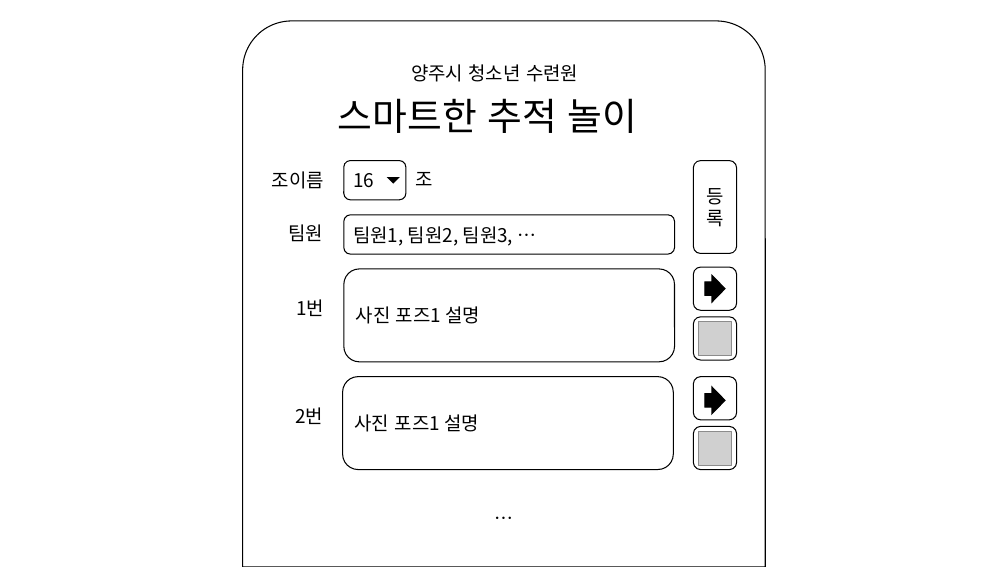
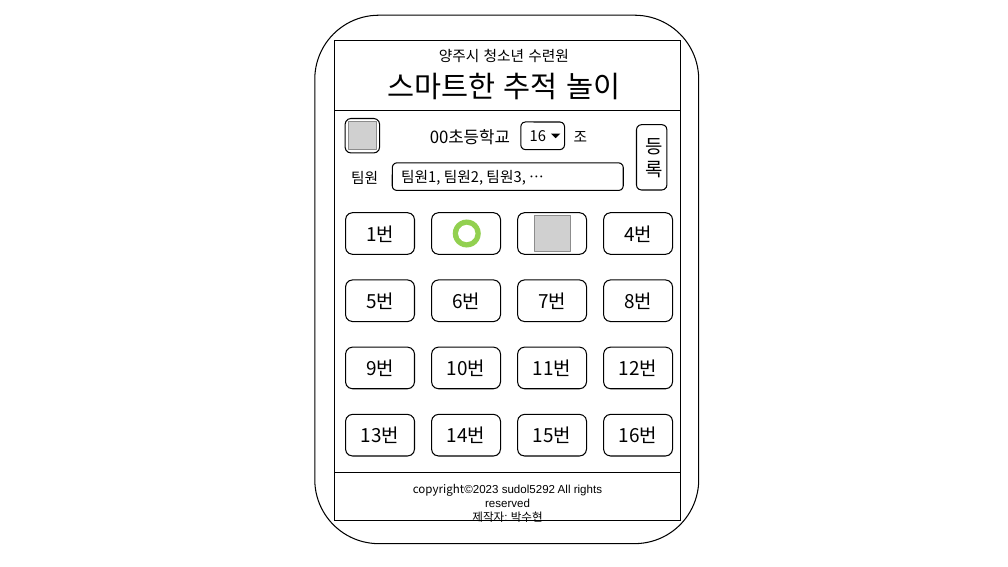
Before and after one commit to hyun5292/React, a slide deck: slide 1 of smart-tracking-game/smart-tracking-game-client/public/assets/스마트한_추적놀이_기획.pptx. Drawn at 1008x567 pixels with LibreOffice and Linux fonts; fonts in the diff are those of the drawing; grey boxes stand for pictures. Boxes give left, top, right and bottom in pixels: in the first picture for what was removed or moved away, otherwise in the second. Text is boxed around its words. In the diff, an @@ line names an element or a change of style, - is before the commit and + after.

```diff
--- a/smart-tracking-game/smart-tracking-game-client/public/assets/스마트한_추적놀이_기획.pptx
+++ b/smart-tracking-game/smart-tracking-game-client/public/assets/스마트한_추적놀이_기획.pptx
@@ round same rect removed at (243, 21, 765, 567) @@
@@ rounded rectangle added at (315, 15, 699, 544), fill #FFFFFF, outline #000000 1 pt @@
@@ rectangle added at (335, 40, 681, 110), fill #FFFFFF, outline #000000 1 pt @@
@@ text "양주시 청소년 수련원": place and size @@
-text "양주시 청소년 수련원" at (411, 64, 578, 82)
+text "양주시 청소년 수련원" at (439, 48, 569, 62)
@@ text "양주시 청소년 수련원" at (439, 48, 569, 62): size 18 to 14 pt; alignment left to centre @@
@@ text "스마트한 추적 놀이": place and size @@
-text "스마트한 추적 놀이" at (338, 98, 638, 133)
+text "스마트한 추적 놀이" at (388, 72, 620, 100)
@@ text "스마트한 추적 놀이" at (388, 72, 620, 100): size 36 to 28 pt; alignment left to centre @@
@@ rounded rectangle: place and size @@
-rounded rectangle at (693, 267, 737, 310)
+rounded rectangle at (346, 119, 380, 154)
@@ group added at (335, 110, 681, 473): 15 rounded rectangles, 2 pictures, 1 rectangle, 1 donut, 1 text @@
+4번
+5번
+8번
+7번
+6번
+9번
+12번
+11번
+10번
+13번
+16번
+15번
+14번
+00초등학교
@@ size 18 to 14 pt in 4 elements at (392, 163, 624, 191), (351, 171, 378, 184), (574, 131, 588, 142), (521, 122, 565, 150) @@
@@ rounded rectangle "16": place and size @@
-rounded rectangle "16" at (344, 160, 406, 200)
+rounded rectangle "16" at (521, 122, 565, 150)
@@ flow chart extract: place and size @@
-flow chart extract at (386, 177, 400, 184)
+flow chart extract at (551, 134, 560, 138)
@@ text "조": place and size @@
-text "조" at (415, 172, 432, 186)
+text "조" at (574, 131, 588, 142)
@@ rounded rectangle "등록": place and size @@
-rounded rectangle "등록" at (693, 160, 737, 253)
+rounded rectangle "등록" at (637, 125, 667, 190)
@@ text removed at (272, 171, 324, 189) @@
-조이름
@@ text "팀원": place and size @@
-text "팀원" at (288, 224, 323, 242)
+text "팀원" at (351, 171, 378, 184)
@@ rounded rectangle "팀원1, 팀원2, 팀원3, …": place and size @@
-rounded rectangle "팀원1, 팀원2, 팀원3, …" at (344, 215, 675, 254)
+rounded rectangle "팀원1, 팀원2, 팀원3, …" at (392, 163, 624, 191)
@@ rounded rectangle "1번": place and size @@
-rounded rectangle "1번" at (296, 299, 324, 316)
+rounded rectangle "1번" at (346, 212, 414, 254)
@@ rounded rectangle "1번" at (346, 212, 414, 254): alignment right to centre; vertical alignment top to middle; fill none to #FFFFFF; outline none to #000000 1 pt @@
@@ rounded rectangle removed at (344, 269, 675, 362) @@
-사진 포즈1 설명
@@ right arrow removed at (705, 275, 725, 302) @@
@@ rounded rectangle removed at (693, 317, 737, 360) @@
@@ picture removed at (698, 322, 732, 356) @@
@@ rounded rectangle removed at (343, 377, 673, 470) @@
-사진 포즈1 설명
@@ rounded rectangle removed at (693, 377, 737, 420) @@
@@ right arrow removed at (705, 387, 725, 414) @@
@@ text removed at (295, 407, 323, 424) @@
-2번
@@ rounded rectangle removed at (693, 426, 737, 470) @@
@@ picture removed at (698, 431, 732, 465) @@
@@ rectangle added at (335, 473, 681, 521), fill #FFFFFF, outline #000000 1 pt @@
@@ text added at (413, 483, 602, 522), 11 pt, text #000000 @@
+copyright©2023 sudol5292 All rights reserved
+제작자: 박수현
@@ text removed at (478, 503, 532, 533) @@
-…
```
Also in this commit, not shown: 3 other slides changed, 5 slides added, 2 other files.
